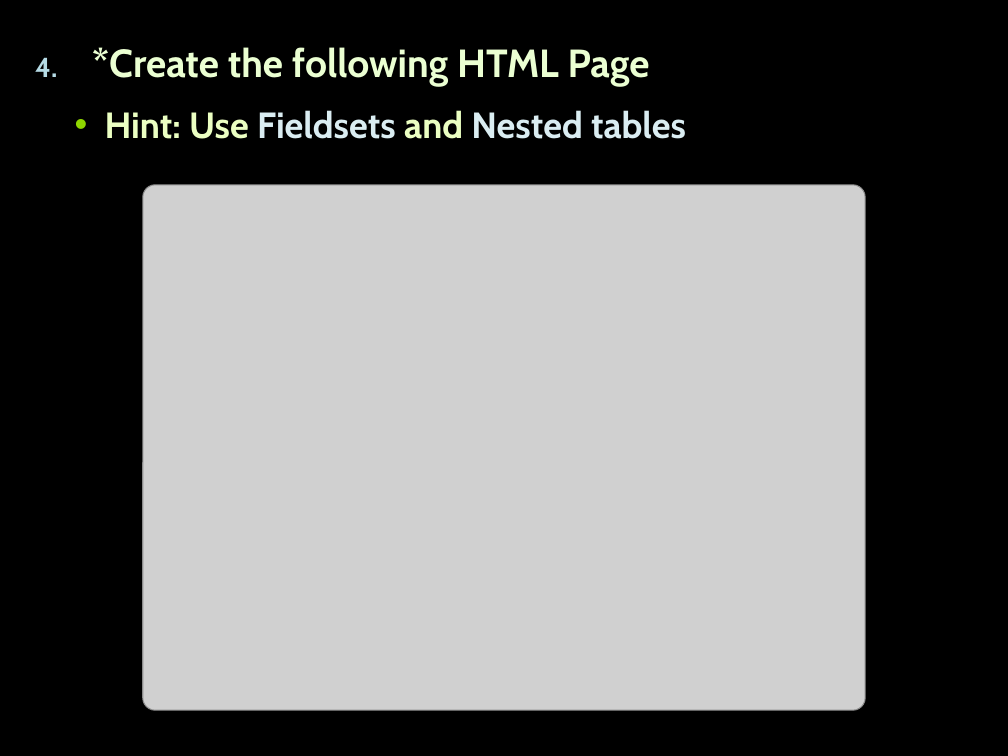
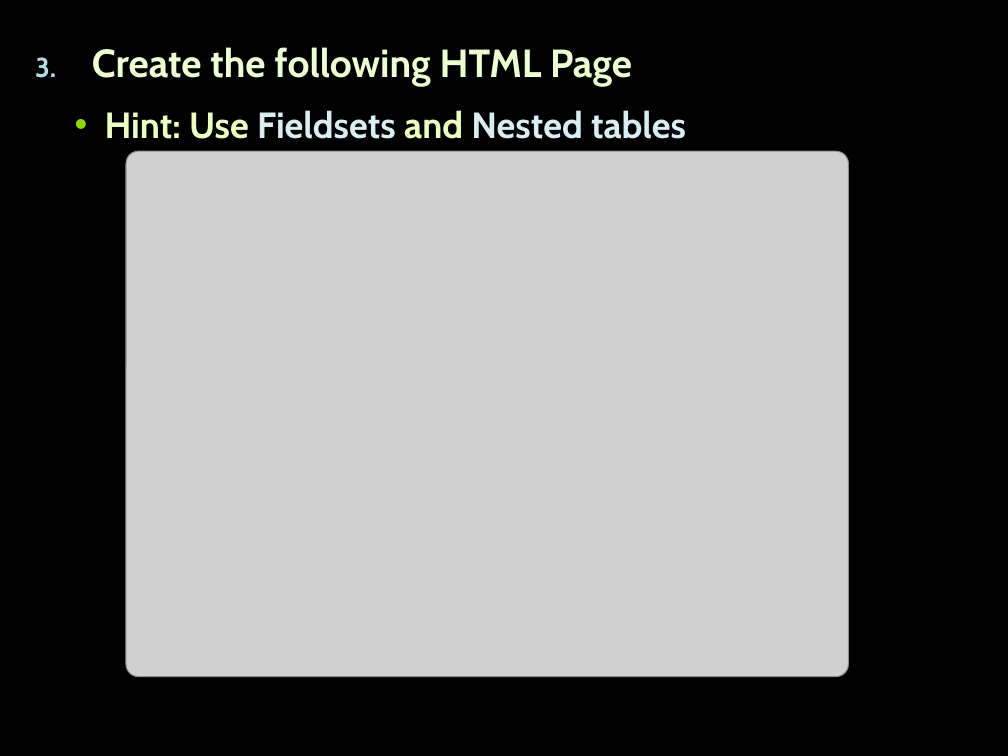
Before and after one commit to Termininja/TelerikAcademy, a slide deck: slide 3 of Web Design/HTML/3. Forms/Forms.pptx (slide 4 before the commit). Drawn at 1008x756 pixels with LibreOffice and Linux fonts; fonts in the diff are those of the drawing; grey boxes stand for pictures. Boxes give left, top, right and bottom in pixels: in the first picture for what was removed or moved away, otherwise in the second. Text is boxed around its words. In the diff, an @@ line names an element or a change of style, - is before the commit and + after.

Commit message:
HTML

```diff
--- a/Web Design/HTML/3. Forms/Forms.pptx
+++ b/Web Design/HTML/3. Forms/Forms.pptx
@@ text at (92, 47, 632, 87): text changed @@
-4. *Create the following HTML Page
+3. Create the following HTML Page
@@ picture: place and size @@
-picture at (143, 184, 866, 710)
+picture at (126, 151, 849, 676)
```
Also in this commit, not shown: 3 other slides changed, 49 other files.
